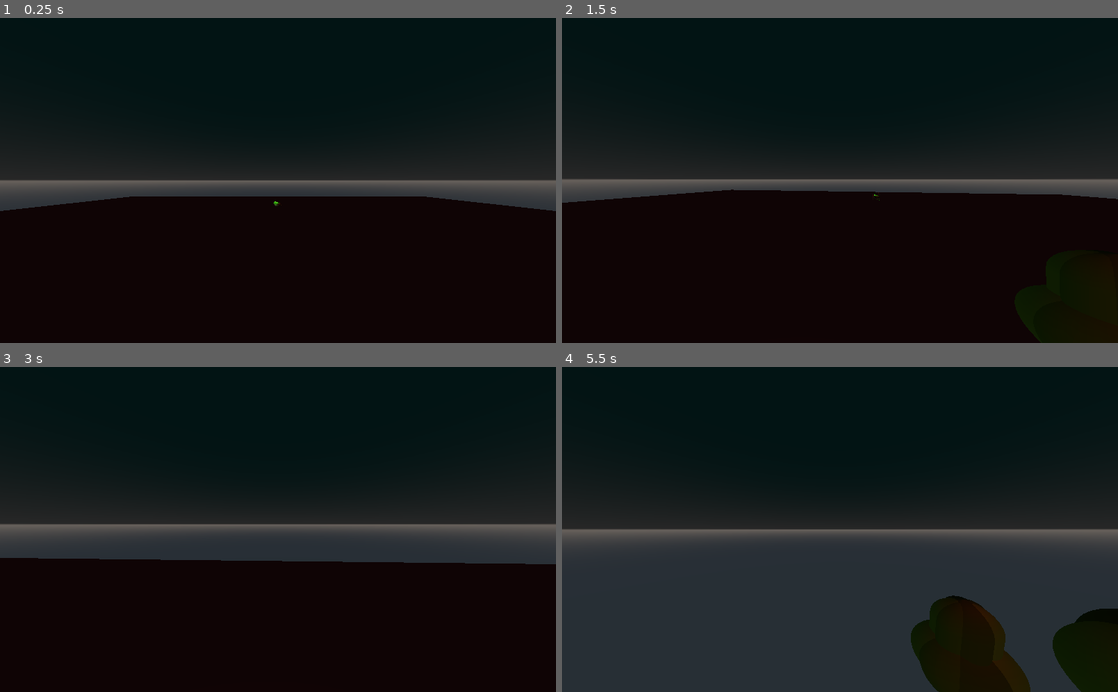
Above: before the commit, frames 1-4 (two rows, left to right).
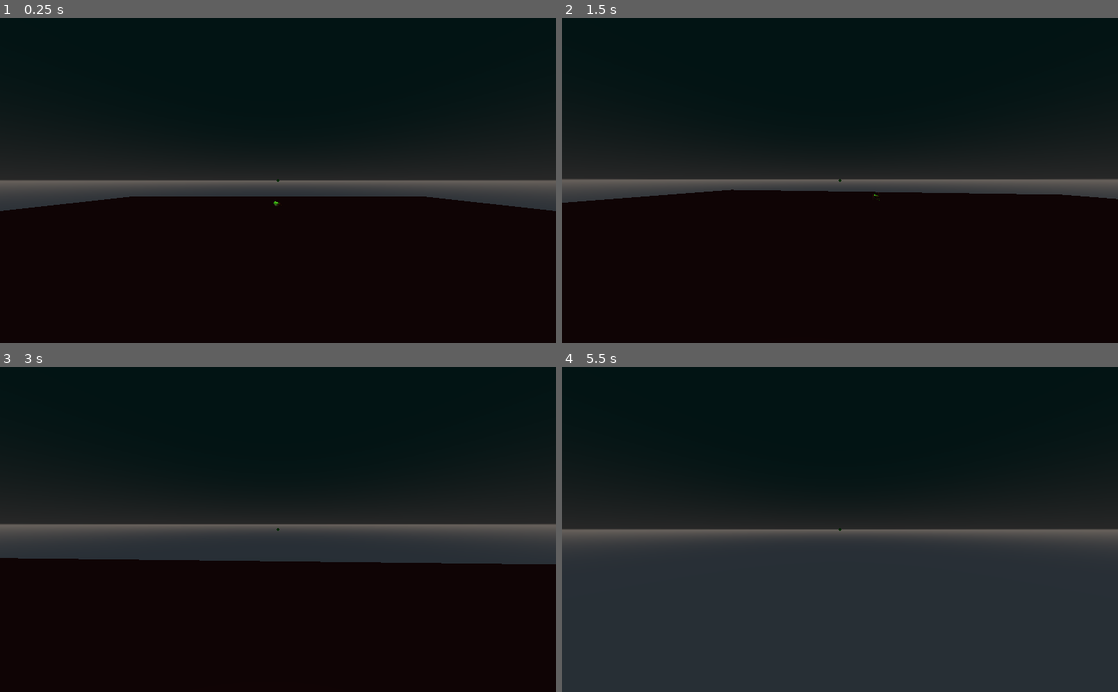
Above: after the commit, the same moments.

Repository: ElPepitaux/Epitech_Jam
Game: Godot game, scene res://Environnements/Map.tscn
Two runs of this game, one before a commit and one after it. Both use one fixed random seed, a clock stepped at 60 frames per second and the inputs below. The project has no main scene, so this scene is started directly.
Inputs (mouse positions are in pixels of both pictures, inside the frame that each line leads up to):
- Up to frame 1 (0.25 s): no input
- Up to frame 2 (1.5 s): move the mouse to (867, 180) at 0.52 s; press the mouse at (867, 180) at 0.53 s; hold W (forward) from 0.53 s (still down); tap Space (jump) at 0.77 s; move the mouse to (812, 180) at 1.27 s; release the mouse at (812, 180) at 1.28 s; click (812, 180) at 1.35 s
- Up to frame 3 (3 s): keep holding W (forward); tap Space (jump) at 1.52 s; move the mouse to (289, 523) at 2.02 s; hold Shift (sprint) 2.03-2.78 s; click (289, 523) at 2.3 s; move the mouse to (272, 536) at 2.77 s; click (272, 536) at 2.85 s
- Up to frame 4 (5.5 s): keep holding W (forward); tap Space (jump) at 3.02, 3.77, 4.52 s; move the mouse to (878, 532) at 3.52 s; press the mouse at (878, 532) at 3.53 s; move the mouse to (795, 526) at 4.27 s; release the mouse at (795, 526) at 4.28 s; tap Shift (sprint) at 4.35 s; click (795, 526) at 4.55 s; move the mouse to (845, 529) at 5.02 s; press the mouse at (845, 529) at 5.03 s

The runs differ from the first frame. In frame 1, less than 0.1% of the frame differs, in the area x 49-51%, y 49-51%; in frame 2, less than 0.1%; in frame 3, less than 0.1%; in frame 4, 6.8%, in the area x 49-100%, y 49-100%.

Commit message:
adding arm mouvement and fix shoot

Diff:
--- a/game/Anims/RightMembers.tres
+++ b/game/Anims/RightMembers.tres
@@ -16,15 +16,3 @@
 "update": 0,
 "values": [ Vector3( 0, 0, 0 ), Vector3( 70, 0, 0 ), Vector3( 0, 0, 0 ), Vector3( -70, 0, 0 ), Vector3( 0, 0, 0 ) ]
 }
-tracks/1/type = "value"
-tracks/1/path = NodePath("RightArm:rotation_degrees")
-tracks/1/interp = 1
-tracks/1/loop_wrap = true
-tracks/1/imported = false
-tracks/1/enabled = true
-tracks/1/keys = {
-"times": PoolRealArray( 0, 0.5, 1, 1.5, 2 ),
-"transitions": PoolRealArray( 1, 1, 1, 1, 1 ),
-"update": 0,
-"values": [ Vector3( 0, 180, 0 ), Vector3( 70, 180, 0 ), Vector3( 0, 180, 0 ), Vector3( -70, 180, 0 ), Vector3( 0, 180, 0 ) ]
-}
--- a/game/Environnements/Map.tscn
+++ b/game/Environnements/Map.tscn
@@ -45,3 +45,6 @@
 
 [node name="enemy" parent="." instance=ExtResource( 1 )]
 transform = Transform( 1, 0, 0, 0, 1, 0, 0, 0, 1, 0, 0, 32.7115 )
+
+[node name="Camera" type="Camera" parent="."]
+transform = Transform( -0.999863, 0, 0.01658, 0, 1, 0, -0.01658, 0, -0.999863, 0, 22.1854, -32.966 )
--- a/game/Player/Chouchou.tscn
+++ b/game/Player/Chouchou.tscn
@@ -25,14 +25,15 @@
 [sub_resource type="SpatialMaterial" id=8]
 albedo_color = Color( 0.576471, 0.772549, 0.152941, 1 )
 
-[sub_resource type="SphereShape" id=9]
+[sub_resource type="CapsuleShape" id=9]
 
 [node name="Chouchou" type="RigidBody"]
 transform = Transform( -2.18557e-08, -0.5, 0, 0.5, -2.18557e-08, 0, 0, 0, 0.5, 0, 0, 0 )
 collision_layer = 0
 collision_mask = 8
-mass = 0.1
+mass = 0.01
 script = ExtResource( 1 )
+speed = 500
 
 [node name="Bottom1" type="MeshInstance" parent="."]
 transform = Transform( 0.652367, 0, 0, 0, 0.589927, 0, 0, 0, 0.924241, 0, 0, 0 )
--- a/game/Player/Player.gd
+++ b/game/Player/Player.gd
@@ -4,6 +4,8 @@
 onready var spawn = $Right/RightArm/Weapon/Spawn
 onready var anim = $AnimationPlayer
 onready var cast = $Camera/Cast
+onready var end = $Camera/End
+onready var arm = $Right/RightArm
 onready var bull = preload("res://Player/Chouchou.tscn")
 
 export var speed = 5
@@ -16,6 +18,7 @@
 export var max_jumps = 2
 
 var look_rot = Vector3.ZERO
+var arm_rot = Vector3.ZERO
 var move_dir = Vector3.ZERO
 var velocity = Vector3.ZERO
 var sprint = 1
@@ -33,10 +36,11 @@
 		var bullet = bull.instance()
 		spawn.add_child(bullet)
 		bullet.look_at(global_transform.origin, Vector3.UP)
-		bullet.rotation_degrees.y += 200
+		bullet.rotation_degrees.x += 200
+		bullet.rotation_degrees.y += 20
 		bullet.shoot(delta)
 		can_fire = false
-		yield(get_tree().create_timer(0.25), "timeout")
+		yield(get_tree().create_timer(0.8), "timeout")
 		can_fire = true
 
 	if Input.is_action_pressed("forward") or Input.is_action_pressed("backward") or Input.is_action_pressed("right") or Input.is_action_pressed("left"):
@@ -45,7 +49,7 @@
 		else:
 			anim.current_animation = "Move"
 	else:
-		anim.current_animation = "RESET"
+		anim.current_animation = "idle"
 	if Input.is_action_just_pressed("jump") and is_up < max_jumps:
 		is_up += 1
 		velocity.y = jump
@@ -71,6 +75,8 @@
 
 func _input(event):
 	if event is InputEventMouseMotion:
+		arm.rotation_degrees.x -= event.relative.y * sensitivity
+		arm.rotation_degrees.x = clamp(arm.rotation_degrees.x, -60, 150)
 		look_rot.y -= event.relative.x * sensitivity
 		look_rot.x -= event.relative.y * sensitivity
 		look_rot.x = clamp(look_rot.x,  min_angle, max_angle)
--- a/game/Player/Player.tscn
+++ b/game/Player/Player.tscn
@@ -76,6 +76,10 @@
 "values": [ Vector3( 0, 0, 0 ), Vector3( 70, 0, 0 ), Vector3( 0, 0, 0 ), Vector3( -70, 0, 0 ), Vector3( 0, 0, 0 ) ]
 }
 
+[sub_resource type="Animation" id=19]
+resource_name = "idle_left"
+length = 4.0
+
 [sub_resource type="Animation" id=14]
 length = 0.001
 tracks/0/type = "value"
@@ -90,18 +94,6 @@
 "update": 0,
 "values": [ Vector3( 0, 0, 0 ) ]
 }
-tracks/1/type = "value"
-tracks/1/path = NodePath("RightArm:rotation_degrees")
-tracks/1/interp = 1
-tracks/1/loop_wrap = true
-tracks/1/imported = false
-tracks/1/enabled = true
-tracks/1/keys = {
-"times": PoolRealArray( 0 ),
-"transitions": PoolRealArray( 1 ),
-"update": 0,
-"values": [ Vector3( 0, 180, 0 ) ]
-}
 
 [sub_resource type="Animation" id=15]
 resource_name = "RunRight"
@@ -117,18 +109,15 @@
 "update": 0,
 "values": [ Vector3( 0, 0, 0 ), Vector3( 70, 0, 0 ), Vector3( 0, 0, 0 ), Vector3( -70, 0, 0 ), Vector3( 0, 0, 0 ) ]
 }
-tracks/1/type = "value"
-tracks/1/path = NodePath("RightArm:rotation_degrees")
-tracks/1/interp = 1
-tracks/1/loop_wrap = true
-tracks/1/imported = false
-tracks/1/enabled = true
-tracks/1/keys = {
-"times": PoolRealArray( 0, 0.2, 0.5, 0.8, 1 ),
-"transitions": PoolRealArray( 1, 1, 1, 1, 1 ),
-"update": 0,
-"values": [ Vector3( 0, 180, 0 ), Vector3( 70, 180, 0 ), Vector3( 0, 180, 0 ), Vector3( -70, 180, 0 ), Vector3( 0, 180, 0 ) ]
-}
+
+[sub_resource type="Animation" id=20]
+resource_name = "idle_right"
+length = 4.0
+
+[sub_resource type="SphereMesh" id=17]
+
+[sub_resource type="SpatialMaterial" id=18]
+albedo_color = Color( 0, 1, 0.160784, 1 )
 
 [sub_resource type="Animation" id=10]
 resource_name = "Move"
@@ -229,6 +218,29 @@
 "times": PoolRealArray( 0 )
 }
 
+[sub_resource type="Animation" id=21]
+resource_name = "idle"
+tracks/0/type = "animation"
+tracks/0/path = NodePath("../Right/RightAnims")
+tracks/0/interp = 1
+tracks/0/loop_wrap = true
+tracks/0/imported = false
+tracks/0/enabled = true
+tracks/0/keys = {
+"clips": PoolStringArray(  ),
+"times": PoolRealArray(  )
+}
+tracks/1/type = "animation"
+tracks/1/path = NodePath("LeftAnims")
+tracks/1/interp = 1
+tracks/1/loop_wrap = true
+tracks/1/imported = false
+tracks/1/enabled = true
+tracks/1/keys = {
+"clips": PoolStringArray(  ),
+"times": PoolRealArray(  )
+}
+
 [node name="Player" type="KinematicBody"]
 collision_layer = 2
 script = ExtResource( 2 )
@@ -288,6 +300,7 @@
 anims/LeftMembers = ExtResource( 4 )
 anims/RESET = SubResource( 12 )
 anims/RunLEft = SubResource( 13 )
+anims/idle_left = SubResource( 19 )
 
 [node name="Right" type="Spatial" parent="."]
 transform = Transform( 1, 0, 0, 0, 1, 0, 0, 0, 1, -0.638, -1.215, 0 )
@@ -309,7 +322,7 @@
 skeleton = NodePath("")
 
 [node name="RightArm" type="Spatial" parent="Right"]
-transform = Transform( -1, 0, -8.74227e-08, 0, 1, 0, 8.74228e-08, 0, -1, -0.318, 1.865, 0 )
+transform = Transform( -0.820217, -0.569089, 0.0581562, -0.570054, 0.821607, 0, -0.0477816, -0.0331522, -0.998308, -0.318, 1.865, 0 )
 
 [node name="Arm" type="MeshInstance" parent="Right/RightArm"]
 transform = Transform( 0.259748, 1.20489e-08, 0.275647, 0.150104, -2.08499e-08, -0.476992, 0, 0.3, -1.31134e-08, 0.531122, -0.607554, 0 )
@@ -325,12 +338,13 @@
 skeleton = NodePath("")
 
 [node name="Weapon" parent="Right/RightArm" instance=ExtResource( 1 )]
-transform = Transform( -0.2, 1.73913e-08, -1.80366e-09, 0, -0.0206314, -0.198933, -1.74846e-08, -0.198933, 0.0206314, 0.573655, -1.4052, -0.59406 )
+transform = Transform( -0.173203, 0.000383986, 0.100002, -0.0995084, -0.020529, -0.172269, 0.00993398, -0.198943, 0.0179695, 0.969863, -1.51959, -0.58264 )
 
 [node name="RightAnims" type="AnimationPlayer" parent="Right"]
 anims/RESET = SubResource( 14 )
 anims/RightMembers = ExtResource( 3 )
 anims/RunRight = SubResource( 15 )
+anims/idle_right = SubResource( 20 )
 
 [node name="Camera" type="Camera" parent="."]
 transform = Transform( -1, 0, 0, 0, 1, 0, 0, 0, -1, 0, 2.02973, 1.31163 )
@@ -341,6 +355,13 @@
 cast_to = Vector3( 0, 0, -100 )
 collision_mask = 4
 collide_with_areas = true
+
+[node name="End" type="Spatial" parent="Camera"]
+transform = Transform( 1, 0, 0, 0, 1, 0, 0, 0, 1, 0, 0, -100.017 )
+
+[node name="MeshInstance" type="MeshInstance" parent="Camera/End"]
+mesh = SubResource( 17 )
+material/0 = SubResource( 18 )
 
 [node name="AnimationPlayer" type="AnimationPlayer" parent="."]
 root_node = NodePath("../Left")
@@ -350,3 +371,4 @@
 anims/RESET = SubResource( 11 )
 anims/RightMembers = ExtResource( 3 )
 anims/Run = SubResource( 16 )
+anims/idle = SubResource( 21 )
Not shown: 1 places in game/Player/Player.tscn that only renumber resources
